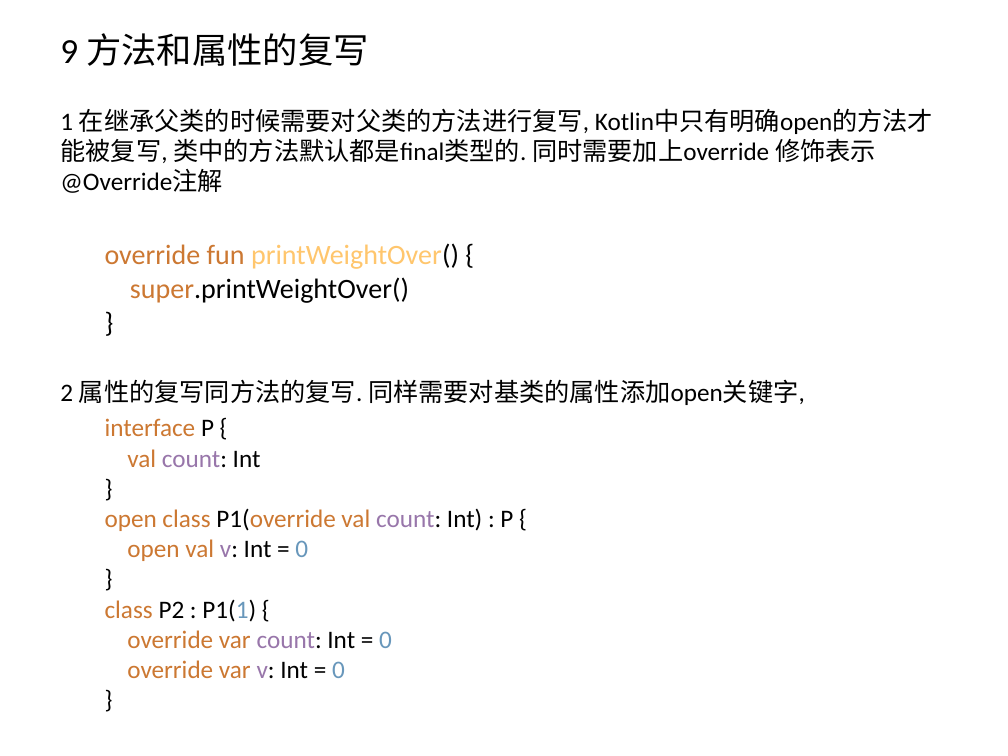
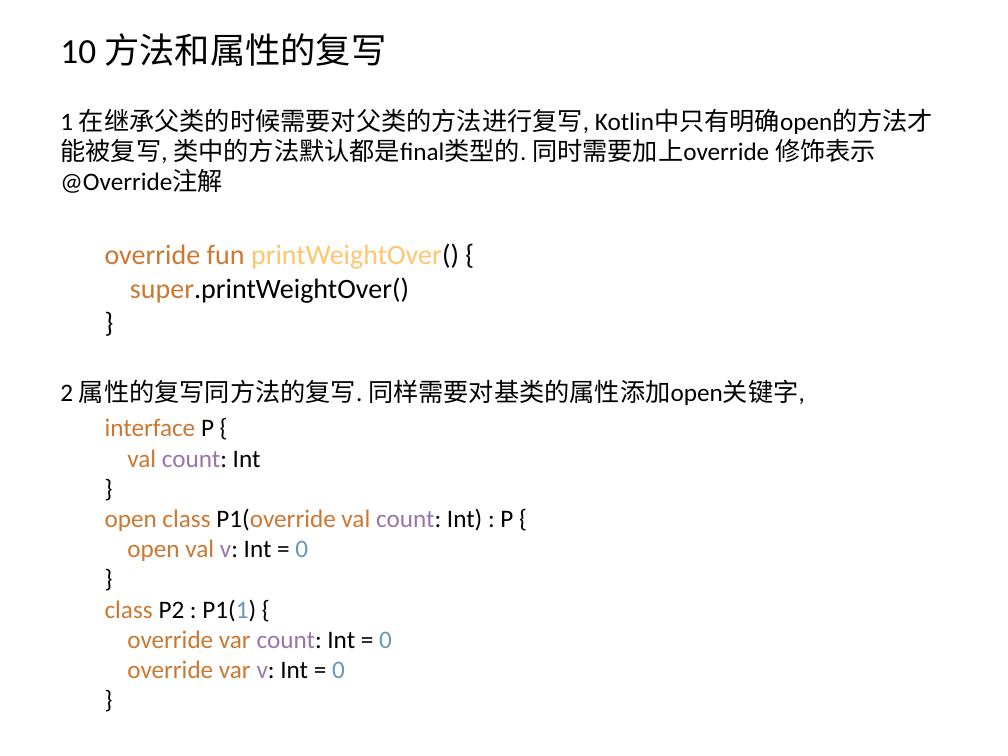
Before and after one commit to zxf2871/KotlinStudy, a slide deck: slide 22 of Kotlin初探.pptx. Drawn at 1008x756 pixels with LibreOffice and Linux fonts; fonts in the diff are those of the drawing. Boxes give left, top, right and bottom in pixels: in the first picture for what was removed or moved away, otherwise in the second. Text is boxed around its words. In the diff, an @@ line names an element or a change of style, - is before the commit and + after.

```diff
--- a/Kotlin初探.pptx
+++ b/Kotlin初探.pptx
@@ title at (60, 33, 386, 66): text changed @@
-9 方法和属性的复写
+10 方法和属性的复写
```
Also in this commit, not shown: 11 other slides changed, 4 slides added, 1 slide removed, 1 other file.
